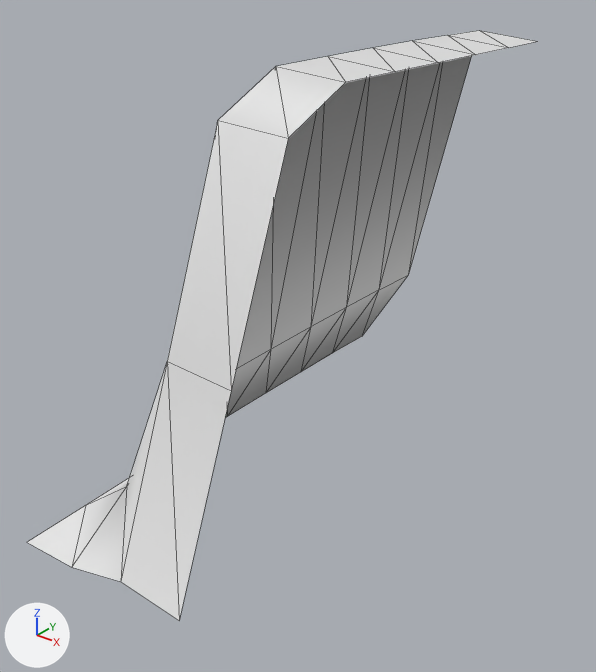
One commit to the OBJ model models/areas/fort/preview_cliff_3_0.obj: the scene before it, then after it.
Before and after are seen from a 50 mm camera at (86.4, -25.31, 23.74) aimed at (73.17, -8.77, 13.49). The axes (+X, +Y, +Z) are drawn at lower left. The lights are the same throughout. The older version comes first. Mesh edges are drawn as thin lines. Where no turn or scale is listed for an object, it has been applied to the vertices. Vertices at exactly the same position are counted once.

Script lines for the objects in view, before the commit:
```python
me_preview_cliff_3_0 = bpy.data.meshes.new('preview_cliff_3_0')
me_preview_cliff_3_0.from_pydata(...)  # 36 vertices, 48 faces; spans x 69.5..75.5, y -16.0..0.0, z 8.9..21.1
ob_preview_cliff_3_0 = bpy.data.objects.new('preview_cliff_3_0', me_preview_cliff_3_0)
ob_preview_cliff_3_0.location = (0.0, 0.0, 0.0)
```
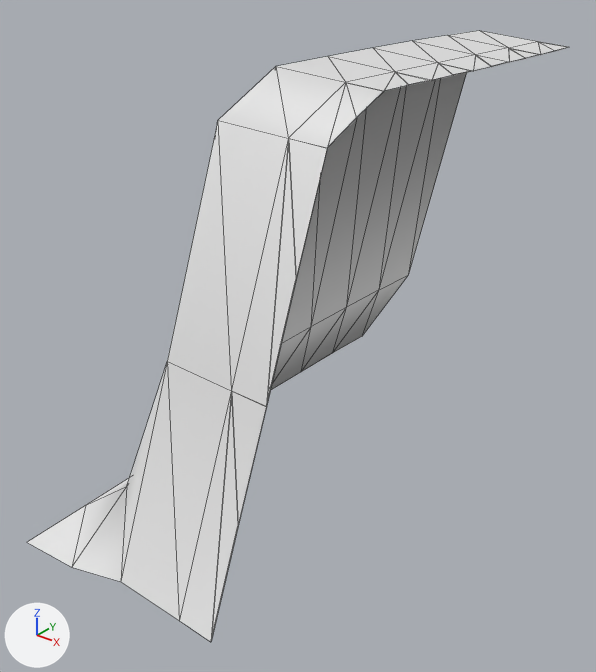
Changed parts and their boxes [x1, y1, x2, y2] in the pictures (596 x 672 px):
```json
{"object": "preview_cliff_3_0", "change": "reshaped", "before": [27, 31, 538, 620], "after": [27, 31, 569, 642], "on screen": "6% wider"}
{"part": 1, "of": "me_preview_cliff_3_0", "change": "added", "after": [179, 42, 569, 642]}
```

The change, as JSON lines over the scene's bpy script:
```json
{"block": "me_preview_cliff_3_0", "where": "# used by ob_preview_cliff_3_0; location = (0.0, 0.0, 0.0)"}
{"op": "remove", "block": "me_preview_cliff_3_0", "code": "me_preview_cliff_3_0.from_pydata(...)  # 36 vertices, 48 faces; spans x 69.5..75.5, y -16.0..0.0, z 8.9..21.1"}
{"op": "add", "block": "me_preview_cliff_3_0", "code": "me_preview_cliff_3_0.from_pydata(...)  # 98 vertices, 88 faces; spans x 69.5..76.5, y -16.0..0.0, z 8.9..21.1"}
{"block": "me_preview_cliff_3_0", "change": "me_preview_cliff_3_0 part 1"}
{"block": "me_preview_cliff_3_0", "change": "40 vertices are added at x 75.5..76.5, y -16.0..0.0, z 9.7..20.8"}
{"block": "me_preview_cliff_3_0", "change": "8 new vertices lie (1.0, 0.0, -0.1) away from vertices in x 75.5, y -16.0..0.0, z 9.8..20.8"}
{"block": "me_preview_cliff_3_0", "change": "9 new vertices lie (1.0, -1.0, -0.1) away from vertices in x 75.5, y -8.0..0.0, z 20.8"}
{"block": "me_preview_cliff_3_0", "change": "5 new vertices lie (1.0, 0.0, -0.1) away from vertices in x 75.5, y -8.0..0.0, z 20.8"}
{"block": "me_preview_cliff_3_0", "change": "40 new faces join them"}
```
